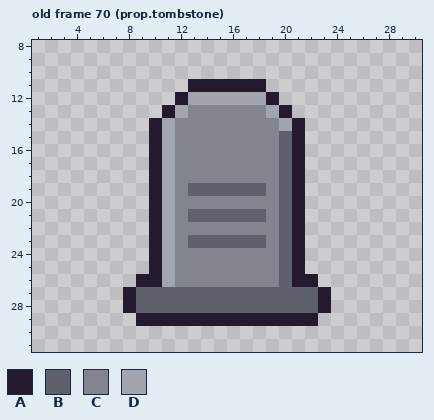
Two versions of one pixel-art file, assets/aseprite/props.aseprite. Above, as it was before the edit.
32x32 pixels, 126 frames. Colours within 5 levels of each other are drawn and written as one. Shown: old frame 70 (prop.tombstone): x 1..30, y 8..31. The commit also changed other frames, which this record leaves out.
Palette (. is transparent): A #241a2e  B #5e606c  C #82848e  D #a2a4ae
Pixels before, old frame 70 (prop.tombstone), first column x 8:
11 .....AAAAAA.....
12 ....ADDDDDDA....
13 ...ADCCCCCCDA...
14 ..ADCCCCCCCCDA..
15 ..ADCCCCCCCCBA..
16 ..ADCCCCCCCCBA..
17 ..ADCCCCCCCCBA..
18 ..ADCCCCCCCCBA..
19 ..ADCBBBBBBCBA..
20 ..ADCCCCCCCCBA..
21 ..ADCBBBBBBCBA..
22 ..ADCCCCCCCCBA..
23 ..ADCBBBBBBCBA..
24 ..ADCCCCCCCCBA..
25 ..ADCCCCCCCCBA..
26 .AADCCCCCCCCBAA.
27 ABBBBBBBBBBBBBBA
28 ABBBBBBBBBBBBBBA
29 .AAAAAAAAAAAAAA.
Now the later version:
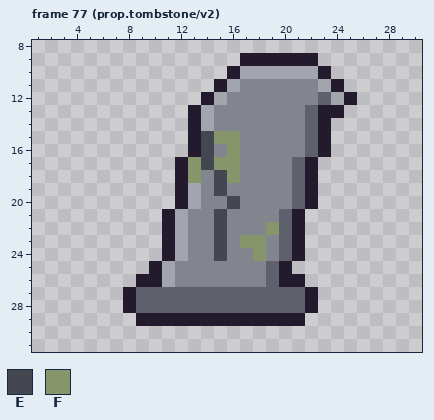
Colours new in this view: E #444650  F #86966a
A new or re-ordered frame is compared with the old frame closest to it.
The exact change:
frames 126 -> 133
Frame 77 (prop.tombstone/v2) is new; against old frame 70 (prop.tombstone):
y 9: x 17..22 ...... -> AAAAAA
y 10: x 16..23 ........ -> ADDDDDDA
y 11: x 13..14 AA -> ..; x 16..24 AAA...... -> DCCCCCCDA
y 12: x 12..14 ADD -> ..A; x 16..25 DDDA...... -> CCCCCCCBDA
y 13: x 11..14 ADCC -> ..AD; x 19..24 DA.... -> CCCBAA
y 14: x 10..14 ADCCC -> ...AD; x 20..23 DA.. -> CCBA
y 15: x 10..16 ADCCCCC -> ...AEFF; x 20..23 BA.. -> CCBA
y 16: x 10..14 ADCCC -> ...AE; x 16 C -> F; x 20..23 BA.. -> CCBA
y 17: x 10..16 ADCCCCC -> ..AFEFF; x 20..22 BA. -> CBA
y 18: x 10..13 ADCC -> ..AF; x 15..16 CC -> EF; x 20..22 BA. -> CBA
y 19: x 10..18 ADCBBBBBB -> ..ADCECCC; x 20..22 BA. -> CBA
y 20: x 10..13 ADCC -> ..AD; x 16 C -> E; x 20..22 BA. -> CBA
y 21: x 10..18 ADCBBBBBB -> .ADCCECCC
y 22: x 10..12 ADC -> .AD; x 15 C -> E; x 19 C -> F
y 23: x 10..18 ADCBBBBBB -> .ADCCECFF
y 24: x 10..12 ADC -> .AD; x 15 C -> E; x 18 C -> F
y 25: x 19..21 CBA -> BA.
y 26: x 19..20 CB -> BA; x 22 A -> .
y 27..28: x 22..23 BA -> A.
y 29: x 22 A -> .
